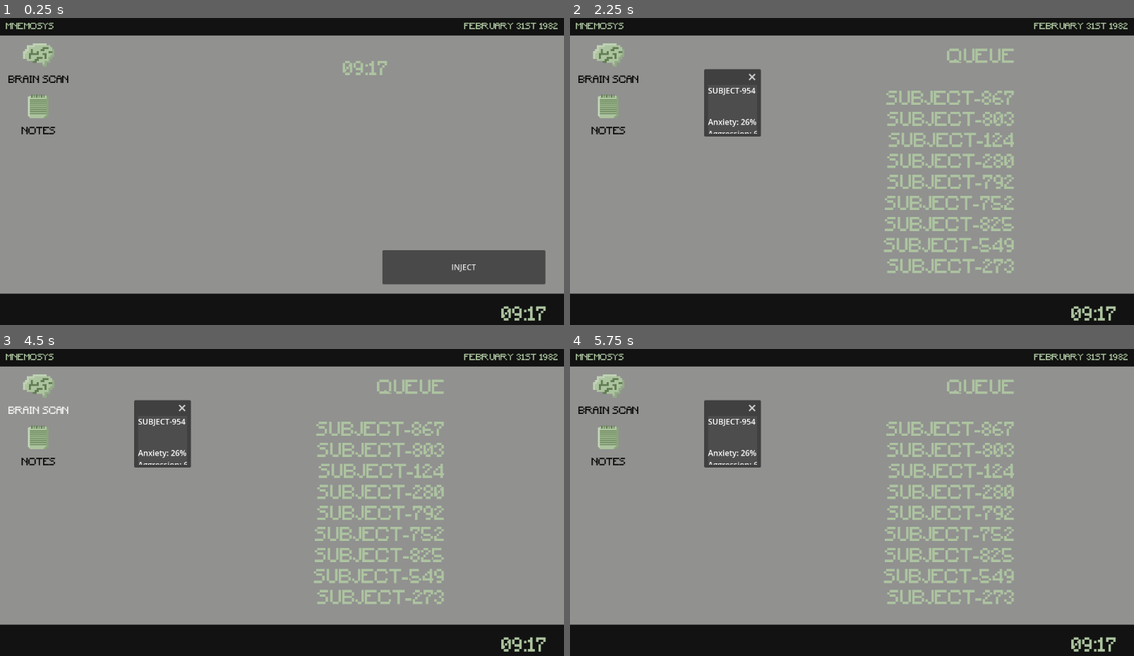
Above: before the commit, frames 1-4 (two rows, left to right).
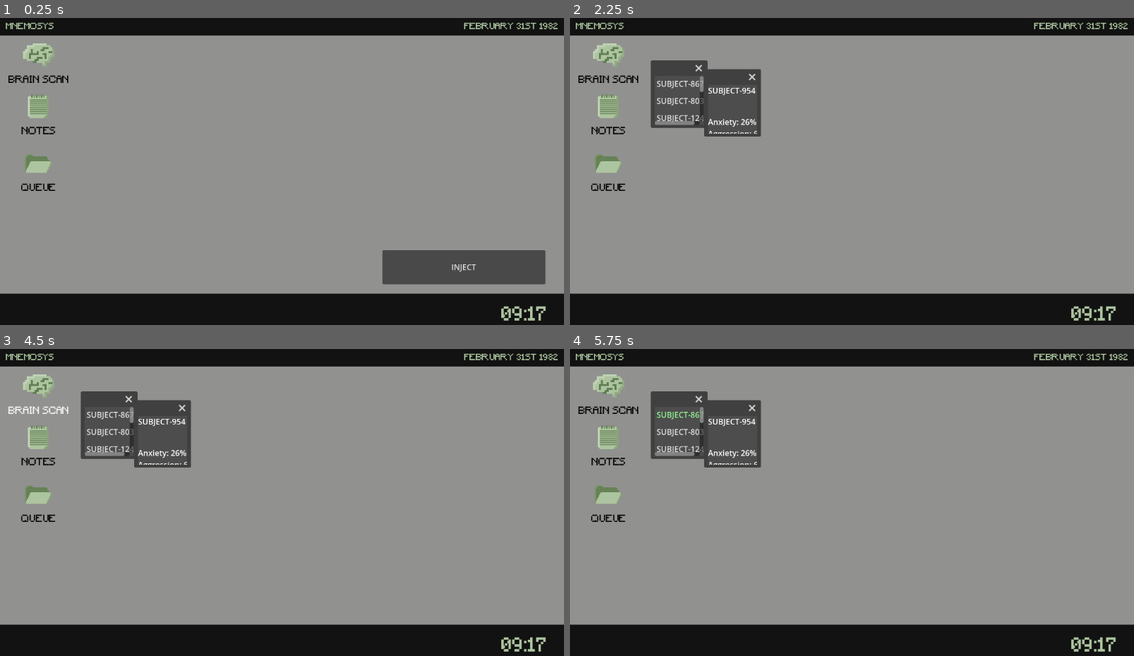
Above: after the commit, the same moments.

Repository: etper/papers-please
Game: Godot game, scene res://main.tscn
Same seed, same stepped clock (60 frames per second), same inputs: the game is played once before the commit and once after it.
Inputs (mouse positions are in pixels of both pictures, inside the frame that each line leads up to):
- Up to frame 1 (0.25 s): no input
- Up to frame 2 (2.25 s): click (609, 171) at 0.5 s, where only the run after the commit has a clickable "QUEUE"; click "INJECT" at 1.25 s; click "FINISH DAY" at 2 s
- Up to frame 3 (4.5 s): click "APPROVE" at 2.75 s; click "REJECT" at 3.5 s; click "BRAIN SCAN" at 4.25 s
- Up to frame 4 (5.75 s): click (682, 413) at 5 s, where only the run after the commit has a clickable "SUBJECT-867"

The runs differ from the first frame. In frame 1, 0.5% of the frame differs, in the area x 3-69%, y 14-57%; in frame 2, 6.2%; in frame 3, 6.2%; in frame 4, 6.3%, in the area x 3-79%, y 9-83%.

Commit message:
queue mechanic

Diff:
--- a/main.tscn
+++ b/main.tscn
@@ -10,6 +10,8 @@
 [ext_resource type="PackedScene" uid="uid://c4qgoyvbpupt" path="res://desktop_icon.tscn" id="6_7mycd"]
 [ext_resource type="Texture2D" uid="uid://bwyl4klngdo1j" path="res://sprites/notepad.png" id="7_kek77"]
 [ext_resource type="PackedScene" uid="uid://c7v1sj8d628aw" path="res://notes_window.tscn" id="8_4c57u"]
+[ext_resource type="Texture2D" uid="uid://5f4wfe4b0f8n" path="res://sprites/folder.png" id="9_efxa6"]
+[ext_resource type="PackedScene" uid="uid://dd1vx8dk8n04x" path="res://queue_window.tscn" id="10_dg77c"]
 
 [node name="Main" type="Node2D" unique_id=1909352608]
 script = ExtResource("1_ig7tw")
@@ -83,18 +85,6 @@
 horizontal_alignment = 2
 vertical_alignment = 1
 
-[node name="CitizenQueueLabel" type="Label" parent="UI" unique_id=266056607]
-offset_left = 641.0
-offset_top = 66.0
-offset_right = 829.0
-offset_bottom = 157.0
-theme_override_colors/font_color = Color(0.6784314, 0.76862746, 0.627451, 1)
-theme_override_fonts/font = ExtResource("3_1bvp3")
-theme_override_font_sizes/font_size = 39
-text = "09:17   "
-horizontal_alignment = 2
-vertical_alignment = 1
-
 [node name="Desktop" type="Control" parent="UI" unique_id=246553385 groups=["desktop"]]
 layout_mode = 3
 anchors_preset = 0
@@ -143,6 +133,23 @@
 app_scene = ExtResource("8_4c57u")
 app_name = ""
 
+[node name="Queue" parent="UI/Desktop/Icons" unique_id=522898414 instance=ExtResource("6_7mycd")]
+layout_mode = 0
+offset_left = 11.0
+offset_top = 265.0
+offset_right = 147.0
+offset_bottom = 377.0
+theme_override_colors/font_color = Color(0.03137255, 0.03137255, 0.03137255, 1)
+theme_override_fonts/font = ExtResource("3_1bvp3")
+theme_override_font_sizes/font_size = 20
+text = "QUEUE"
+icon = ExtResource("9_efxa6")
+flat = true
+icon_alignment = 1
+vertical_icon_alignment = 0
+app_scene = ExtResource("10_dg77c")
+app_name = ""
+
 [node name="RuleManager" type="Node" parent="." unique_id=320138722]
 script = ExtResource("2_0xm2m")
 
--- /dev/null
+++ b/queue_window.gd
@@ -0,0 +1,35 @@
+extends Window
+
+signal citizen_selected(citizen)
+
+@onready var list_container = \
+	$MarginContainer/ScrollContainer/VBoxContainer
+
+var selected_button: Button = null
+
+func set_queue(queue: Array):
+
+	for child in list_container.get_children():
+		child.queue_free()
+
+	for citizen in queue:
+
+		var button = Button.new()
+
+		button.text = citizen.citizen_id
+		button.flat = true
+
+		button.pressed.connect(
+			func():
+
+				if selected_button:
+					selected_button.modulate = Color.WHITE
+
+				selected_button = button
+
+				button.modulate = Color(0.6, 1.0, 0.6)
+
+				citizen_selected.emit(citizen)
+		)
+
+		list_container.add_child(button)
--- /dev/null
+++ b/queue_window.tscn
@@ -0,0 +1,25 @@
+[gd_scene format=3 uid="uid://dd1vx8dk8n04x"]
+
+[ext_resource type="Script" uid="uid://d1iv6ulphkfk5" path="res://queue_window.gd" id="1_ksnv8"]
+
+[node name="QueueWindow" type="Window" unique_id=1538339635]
+oversampling_override = 1.0
+position = Vector2i(0, 36)
+script = ExtResource("1_ksnv8")
+
+[node name="MarginContainer" type="MarginContainer" parent="." unique_id=34166940]
+anchors_preset = 15
+anchor_right = 1.0
+anchor_bottom = 1.0
+grow_horizontal = 2
+grow_vertical = 2
+
+[node name="ScrollContainer" type="ScrollContainer" parent="MarginContainer" unique_id=1623879659]
+layout_mode = 2
+
+[node name="VBoxContainer" type="VBoxContainer" parent="MarginContainer/ScrollContainer" unique_id=1791112688]
+layout_mode = 2
+
+[node name="Button" type="Button" parent="MarginContainer/ScrollContainer/VBoxContainer" unique_id=685223887]
+layout_mode = 2
+text = "SUBJECT-204"
--- a/scripts/main.gd
+++ b/scripts/main.gd
@@ -13,6 +13,8 @@
 var compliance := 100
 
 var brain_window: Window = null
+
+var queue_window: Window = null
 
 var cognitive_drift := false
 
@@ -302,7 +304,10 @@
 
 		text += citizen.citizen_id + "\n"
 
-	$UI/CitizenQueueLabel.text = text
+	var window = get_queue_window()
+
+	if window:
+		window.set_queue(citizen_queue)
 
 func show_finish_day_button():
 
@@ -323,3 +328,16 @@
 	generate_day_queue()
 
 	load_next_citizen()
+
+func get_queue_window():
+
+	if is_instance_valid(queue_window):
+		return queue_window
+
+	var desktop = $UI/Desktop
+
+	queue_window = desktop.open_app(
+		preload("res://queue_window.tscn")
+	)
+
+	return queue_window
Not shown, added: queue_window.gd.uid
Binary file added: sprites/folder.png
Not shown, added: sprites/folder.png.import
